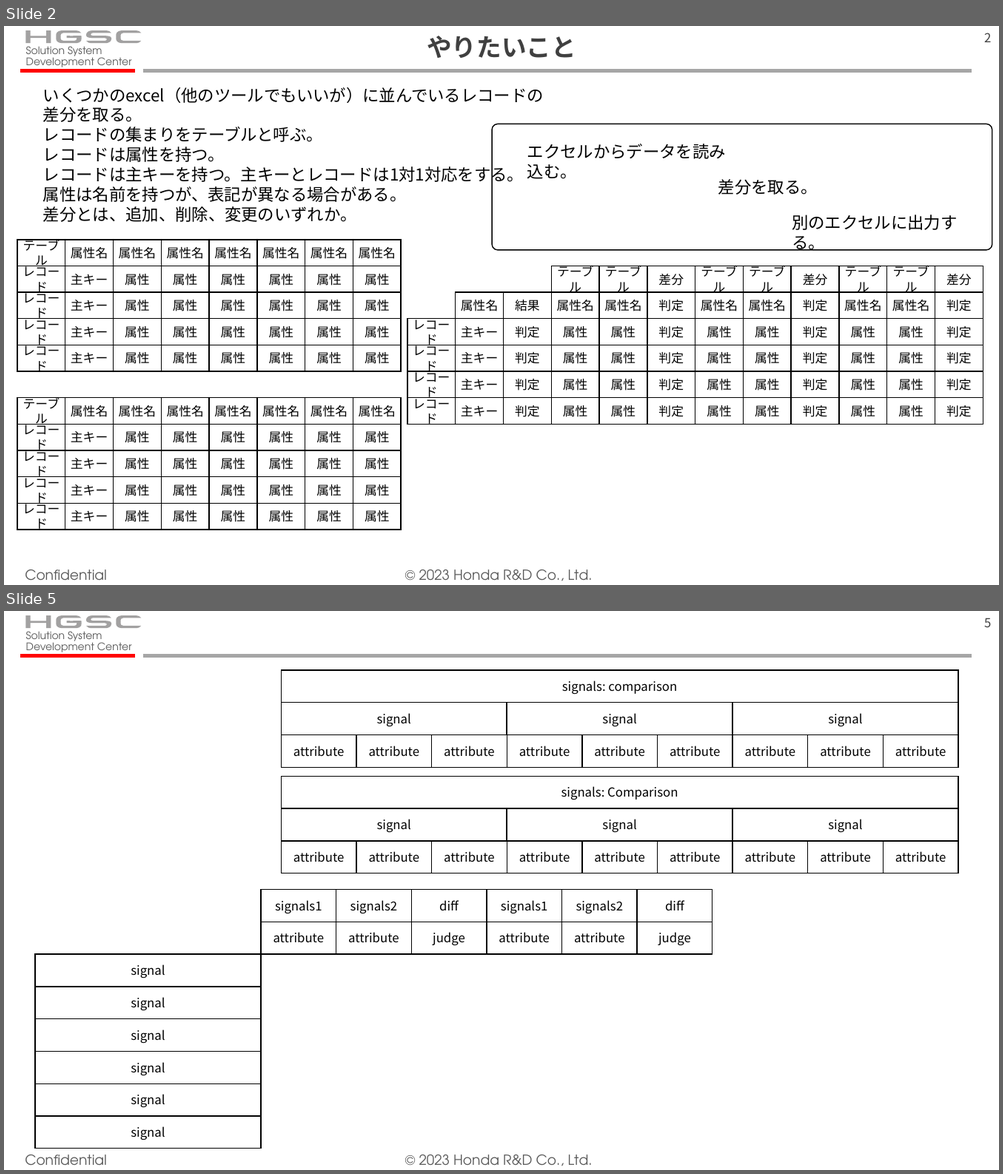
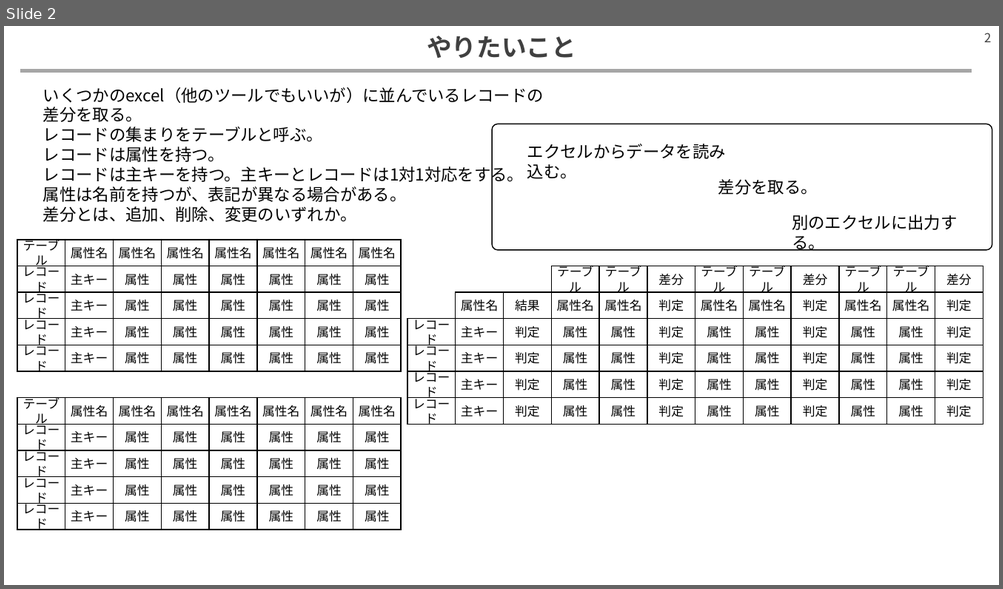
Before and after one commit to hitsuji-ga-u/diff-tools, a slide deck: sample/memo.pptx. Shown one above the other, each under a label of ours: slides 2 and 5 before the commit, slide 2 after it; the slides between them are not shown. The pictures are 1003x1174 and 1003x589 pixels, drawn with LibreOffice and Linux fonts; fonts in the diff are those of the drawing. Boxes give left, top, right and bottom in pixels: in the first picture for what was removed or moved away, otherwise in the second. Text is boxed around its words. In the diff, an @@ line names an element or a change of style, - is before the commit and + after.

```diff
--- a/sample/memo.pptx
+++ b/sample/memo.pptx
@@ slide 5 removed at bbox=[4, 611, 999, 1170], background #FFFFFF; not listed: 13 template elements that a slide beside it also shows @@
@@ group removed at bbox=[281, 670, 959, 767]: 13 rectangles @@
-signals: comparison
-attribute
-attribute
-attribute
-signal
-attribute
-attribute
-attribute
-signal
-attribute
-attribute
-attribute
-signal
@@ group removed at bbox=[281, 777, 959, 873]: 13 rectangles @@
-signals: Comparison
-attribute
-attribute
-attribute
-signal
-attribute
-attribute
-attribute
-signal
-attribute
-attribute
-attribute
-signal
@@ rectangle removed at bbox=[261, 890, 336, 922] @@
-signals1
@@ rectangle removed at bbox=[336, 890, 412, 922] @@
-signals2
@@ rectangle removed at bbox=[412, 890, 486, 922] @@
-diff
@@ rectangle removed at bbox=[486, 890, 562, 922] @@
-signals1
@@ rectangle removed at bbox=[562, 890, 637, 922] @@
-signals2
@@ rectangle removed at bbox=[637, 890, 712, 922] @@
-diff
@@ rectangle removed at bbox=[261, 922, 336, 954] @@
-attribute
@@ rectangle removed at bbox=[336, 922, 412, 954] @@
-attribute
@@ rectangle removed at bbox=[412, 922, 486, 954] @@
-judge
@@ rectangle removed at bbox=[486, 922, 562, 954] @@
-attribute
@@ rectangle removed at bbox=[562, 922, 637, 954] @@
-attribute
@@ rectangle removed at bbox=[637, 922, 712, 954] @@
-judge
@@ rectangle removed at bbox=[35, 954, 261, 986] @@
-signal
@@ rectangle removed at bbox=[35, 987, 261, 1019] @@
-signal
@@ rectangle removed at bbox=[35, 1019, 261, 1051] @@
-signal
@@ rectangle removed at bbox=[35, 1052, 261, 1084] @@
-signal
@@ rectangle removed at bbox=[35, 1084, 261, 1116] @@
-signal
@@ rectangle removed at bbox=[35, 1117, 261, 1149] @@
-signal
@@ slide 2 changed as well @@
@@ text removed at bbox=[26, 46, 132, 71] @@
-Solution System
-Development Center
@@ group removed at bbox=[25, 30, 142, 43]: 4 freeform shapes, 3 rectangles @@
@@ line moved from (143, 70) - (972, 70) to (20, 70) - (972, 70) @@
@@ line removed from (20, 70) to (135, 70) @@
@@ text removed at bbox=[25, 570, 107, 580] @@
-Confidential
@@ text removed at bbox=[419, 570, 592, 582] @@
-© 2023 Honda R&D Co., Ltd.
```
Also in this commit, not shown: 2 other slides changed, 3 slides added, 1 other slide removed, 3 other files.
